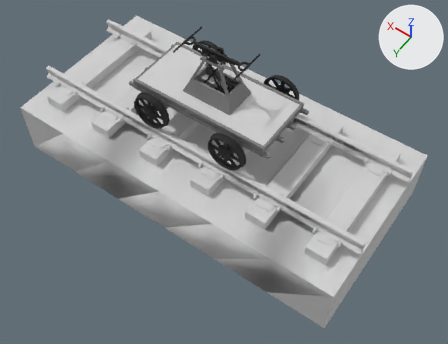
Renders of the OBJ model src/main/resources/assets/immersiverailroading/models/rolling_stock/locomotives/handcart_1/handcart_1.obj from each side of a commit.
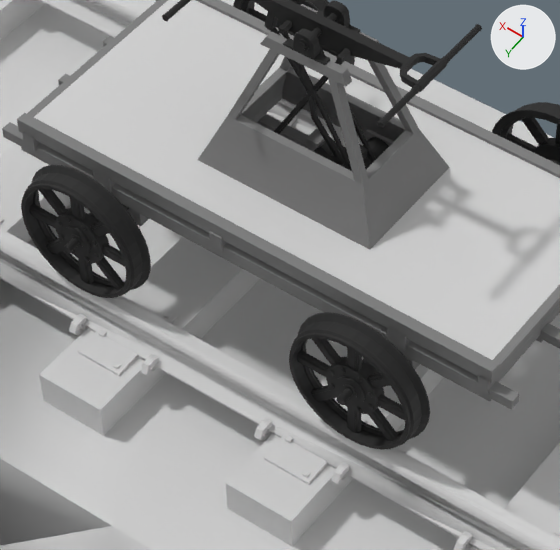
There are two pictures of each version: one whole from a 50 mm lens placed at (-4.02, 5.44, 7.19), pointed at (-0.49, 0.5, -0.57), one close up on the part from 29% to 63% of the width and 14% to 58% of the height. The axes (+X, +Y, +Z) are drawn at upper right. The lights are the same throughout. Where no turn or scale is listed for an object, it has been applied to the vertices.

The older version as bpy lines, for what is in view:
```python
me_frame_wheel_1_gear_001 = bpy.data.meshes.new('FRAME_WHEEL_1_Gear.001')
me_frame_wheel_1_gear_001.from_pydata(...)  # 2060 vertices, 3652 faces; spans x -1.02..-0.38, y -0.86..0.86, z -0.02..0.62
me_frame_wheel_1_gear_001.materials.append(mat_black2)  # picture img_black2_png
me_gear_002_gear_003 = bpy.data.meshes.new('Gear.002_Gear.003')
me_gear_002_gear_003.from_pydata(...)  # 217 vertices, 408 faces; spans x -0.324..0.047, y -0.25..0.033, z 0.317..0.694
me_gear_002_gear_003.materials.append(mat_black2)  # picture img_black2_png
me_rail_base_cube_000 = bpy.data.meshes.new('RAIL_BASE_Cube.000')
me_rail_base_cube_000.from_pydata(...)  # 2288 vertices, 4244 faces; spans x -3.0..3.0, y -1.5..1.5, z -1.37..0.0
# faces by material slot: [4172, 72]
me_rail_base_cube_000.materials.append(mat_prototype_texture)  # its picture is missing
me_rail_base_cube_000.materials.append(mat_prototype_texture_none)  # its picture is missing
ob_frame_wheel_1_gear_001 = bpy.data.objects.new('FRAME_WHEEL_1_Gear.001', me_frame_wheel_1_gear_001)
ob_frame_wheel_1_gear_001.location = (0.0, 0.0, 0.0)
ob_gear_002_gear_003 = bpy.data.objects.new('Gear.002_Gear.003', me_gear_002_gear_003)
ob_gear_002_gear_003.location = (0.0, 0.0, 0.0)
ob_rail_base_cube_000 = bpy.data.objects.new('RAIL_BASE_Cube.000', me_rail_base_cube_000)
ob_rail_base_cube_000.location = (0.0, 0.0, 0.0)
# also in view: 'FRAME_Cube.010' at (0.0, 0.0, 0.78); 'FRAME_WHEEL_2_Cylinder.010' at (0.7, 0.0, 0.3); 'Cube.005_Cube.009' at (-0.12, 0.0, 0.76); 'Cube.001_Cube.002' at (0.04, 0.03, 0.87); 'SHELL_Cube.011' at (0.0, 0.0, 1.24)
```
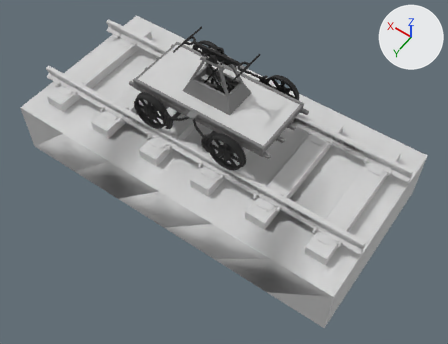
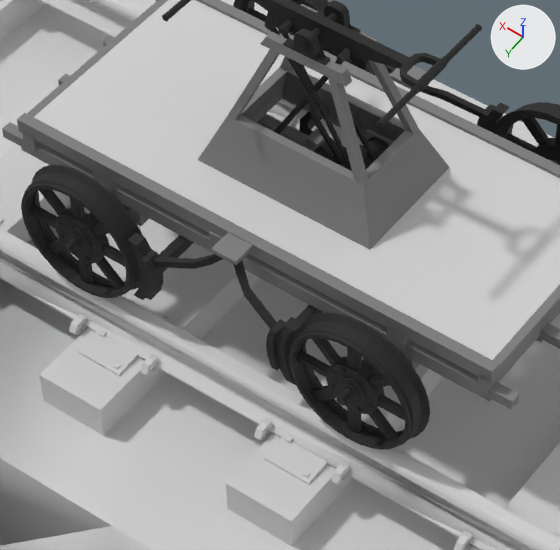
Pixel boxes (x1, y1, x2, y2) of what changed, in the close-ups (560 x 550 px):
'FRAME_WHEEL_2.003_Cylinder.003', added (black): after (127, 55, 510, 385)
    faces in mat_black2 (picture img_black2_png): (127, 55, 510, 385)
    faces in mat_yellowwhethered (its picture is missing): (211, 66, 427, 265)

The change, as a diff of the scene's bpy script:
```diff
--- a/src/main/resources/assets/immersiverailroading/models/rolling_stock/locomotives/handcart_1/handcart_1.obj.py
+++ b/src/main/resources/assets/immersiverailroading/models/rolling_stock/locomotives/handcart_1/handcart_1.obj.py
@@ me_frame_wheel_2_003_cylinder_003 @@
+me_frame_wheel_2_003_cylinder_003.from_pydata(...)  # 712 vertices, 1400 faces; spans x -0.42..0.42, y -0.8..0.8, z 0.13..0.55
+# faces by material slot: [1360, 40]
+me_frame_wheel_2_003_cylinder_003.materials.append(mat_black2)  # picture img_black2_png
+me_frame_wheel_2_003_cylinder_003.materials.append(mat_yellowwhethered)  # its picture is missing
@@ ob_frame_wheel_2_003_cylinder_003 @@
+ob_frame_wheel_2_003_cylinder_003 = bpy.data.objects.new('FRAME_WHEEL_2.003_Cylinder.003', me_frame_wheel_2_003_cylinder_003)
+ob_frame_wheel_2_003_cylinder_003.location = (0.0, 0.0, 0.0)
```
